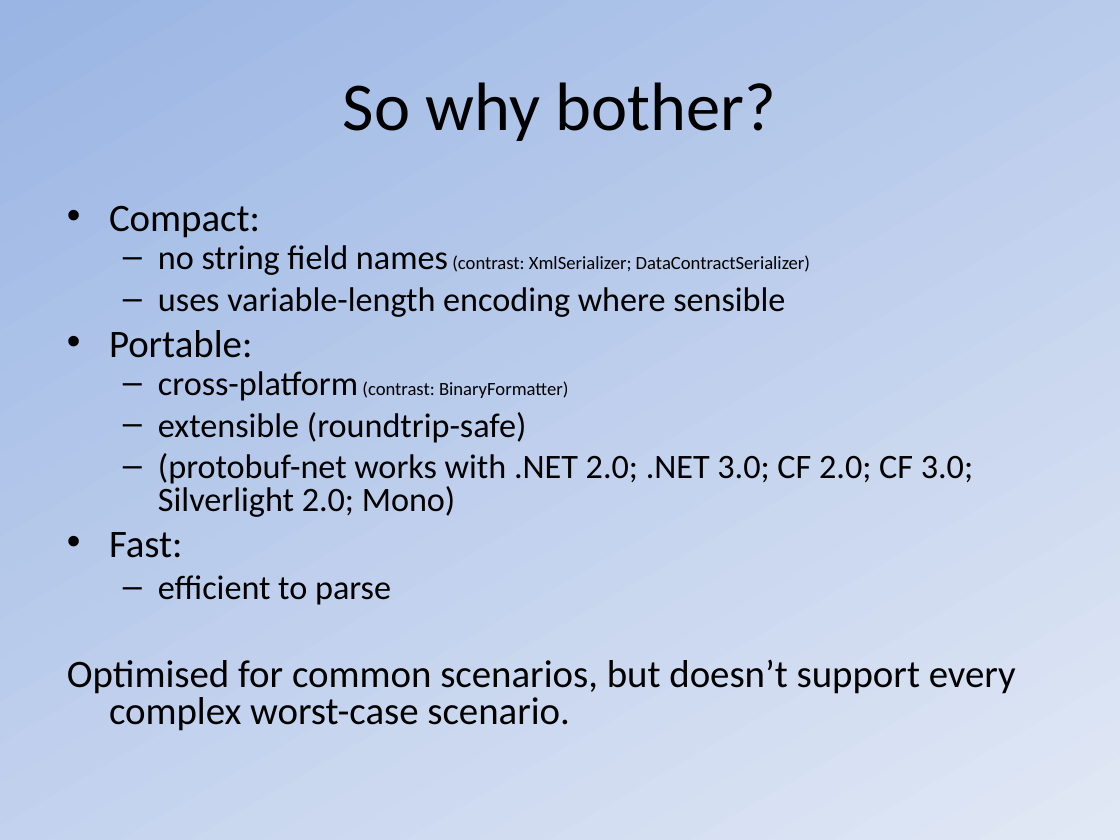
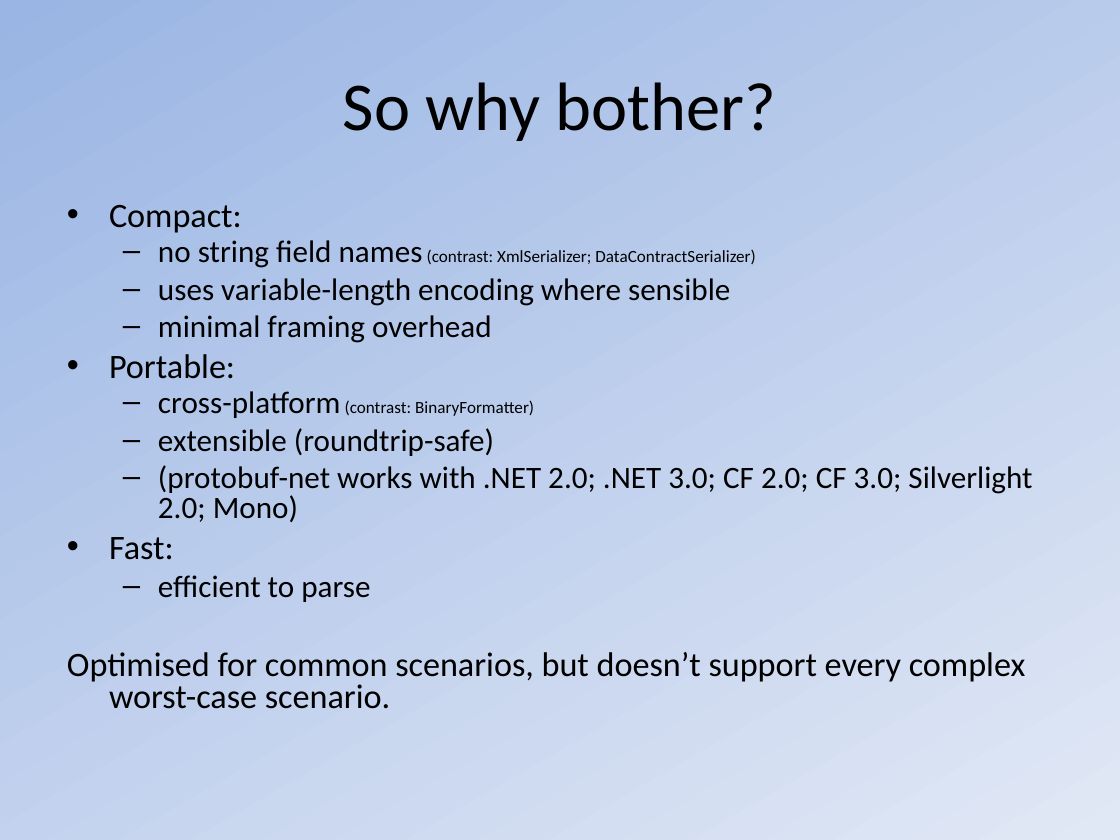
Before and after one commit to zling2001/protobuf-net, a slide deck: slide 5 of Tools/Protocol Buffers.ppt (slide 4 before the commit). Drawn at 1120x840 pixels with LibreOffice and Linux fonts; fonts in the diff are those of the drawing. Boxes give left, top, right and bottom in pixels: in the first picture for what was removed or moved away, otherwise in the second. Text is boxed around its words. In the diff, an @@ line names an element or a change of style, - is before the commit and + after.

```diff
--- a/Tools/Protocol Buffers.ppt
+++ b/Tools/Protocol Buffers.ppt
@@ text at (67,205,1032,709): size 25 to 22 pt in "Compact:", "Portable:", "Fast:", "Optimised for common scenarios, but doesn’t support ..."; size 22 to 20 pt in "no string field names", "uses variable-length encoding where sensible", "cross-platform", "extensible (roundtrip-safe)" and 2 more places; size 12 to 11 pt in "(contrast: XmlSerializer; DataContractSerializer)", "(contrast: BinaryFormatter)" @@
@@ text at (158,315,492,343): paragraph added @@
+  – minimal framing overhead
```
Also in this commit, not shown: 2 other slides changed, 3 slides added, 1 slide removed.
